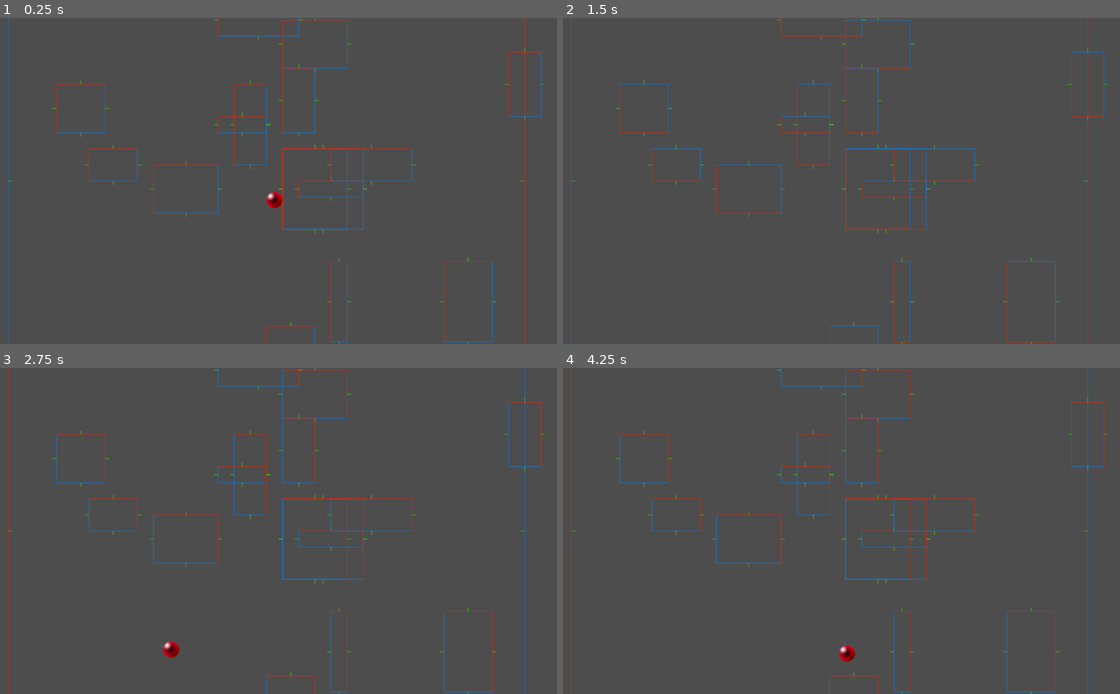
Above: before the commit, frames 1-4 (two rows, left to right).
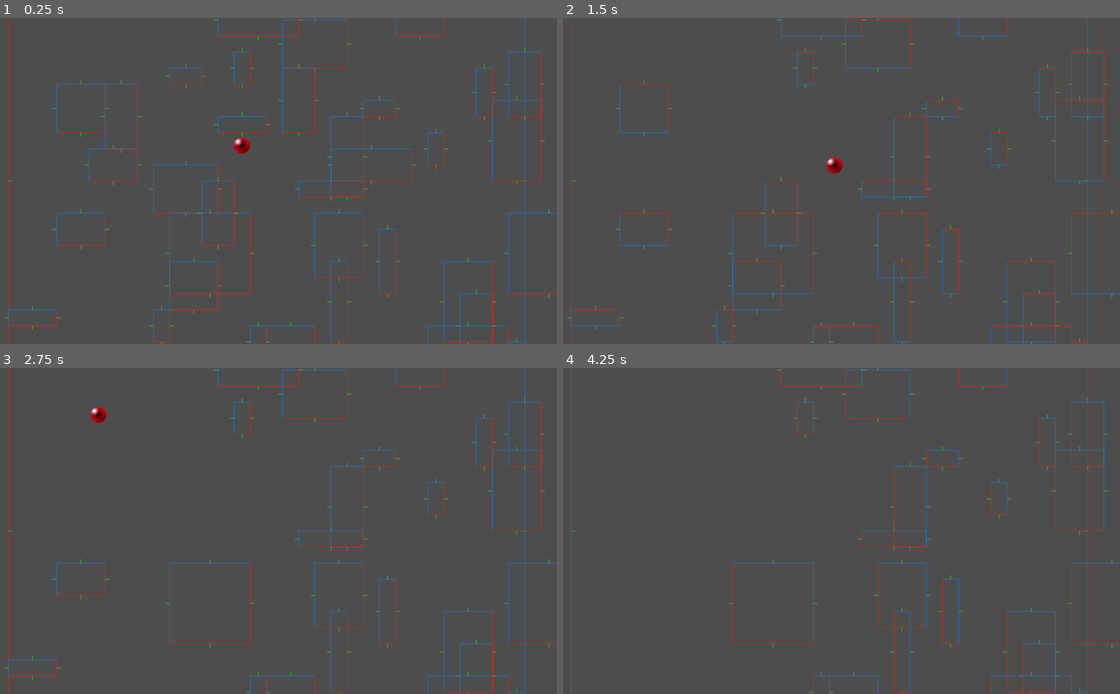
Above: after the commit, the same moments.

Repository: Tom3s/brick-breaker-reborn
Game: Godot game, scene res://2d_base_scene.tscn
Same seed, same stepped clock (60 frames per second), same inputs: the game is played once before the commit and once after it. The project has no main scene, so this scene is started directly.
Inputs:
- Up to frame 1 (0.25 s): no input
- Up to frame 2 (1.5 s): no input
- Up to frame 3 (2.75 s): no input
- Up to frame 4 (4.25 s): no input

The runs differ from the first frame. In frame 1, 4.5% of the frame differs, in the area x 0-100%, y 0-100%; in frame 2, 4.2%; in frame 3, 3.2%; in frame 4, 3.6%.

Commit message:
Blocks can now be broken
Added check if a block is broken

Diff:
--- a/2DBaseScene.gd
+++ b/2DBaseScene.gd
@@ -29,7 +29,7 @@
 	# screen_bounds = DisplayServer.window_get_size()
 	set_up_screen_collision()
 
-	for i in 20:
+	for i in 50:
 		var block: BreakableBlock = breakable_block_scene.instantiate()
 
 		block.pos_on_grid = Vector2i(randi_range(0, BreakableGrid.GRID_SIZE - 1), randi_range(0, BreakableGrid.GRID_SIZE - 1))
@@ -55,7 +55,10 @@
 
 	for block in block_parent.get_children():
 		for collider_line: ColliderLine in block.line_parent.get_children():
-			collided = collided || handle_line_collision(collider_line)
+			if block.broken:
+				continue
+			block.broken = handle_line_collision(collider_line)
+			collided = collided || block.broken
 
 
 
--- a/BreakableBlock.gd
+++ b/BreakableBlock.gd
@@ -9,6 +9,12 @@
 @onready var collider_line_scene: PackedScene = preload("res://ColliderLine.tscn")
 
 @onready var line_parent: Node2D = %Lines
+
+var broken: bool = false
+
+func _process(delta: float) -> void:
+	if broken:
+		line_parent.hide()
 
 func prepare_collision() -> void:
 	var p1: Vector2 = _get_collision_vertex_position(Vector2.ZERO)
